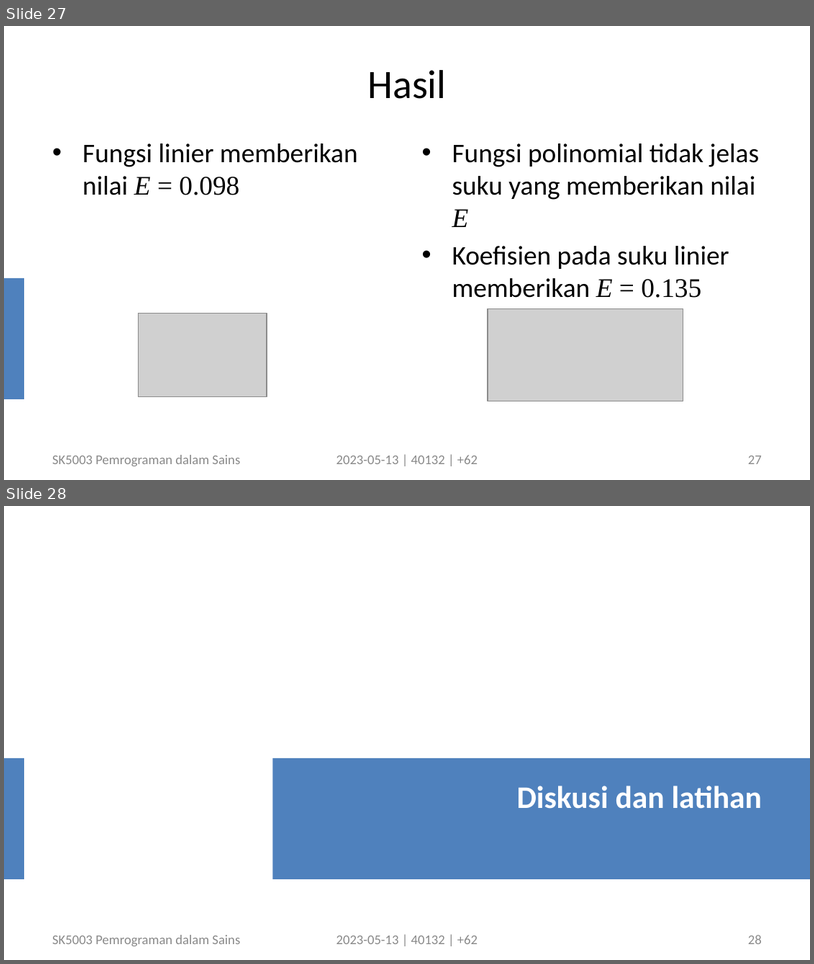
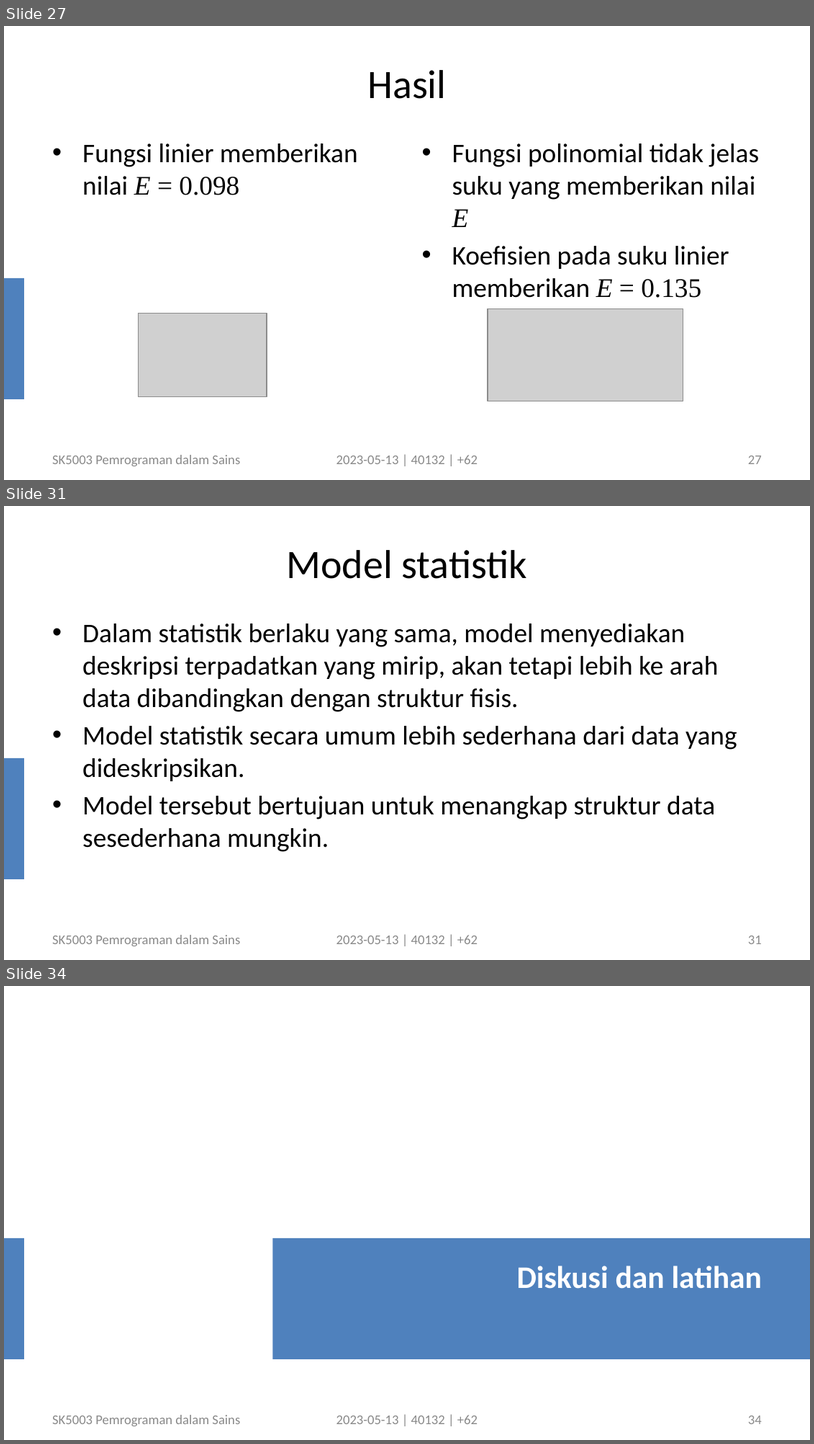
Before and after one commit to dudung/sk5003-02-2022-2, a slide deck: note/08/sk5003_w08_growth_model_20230513_v4.pptx. Shown one above the other, each under a label of ours: slides 27 and 28 before the commit, slides 27, 31 and 34 after it; the slides between them are not shown. The pictures are 814x964 and 814x1444 pixels, drawn with LibreOffice and Linux fonts; fonts in the diff are those of the drawing; grey boxes stand for pictures. Boxes give left, top, right and bottom in pixels: in the first picture for what was removed or moved away, otherwise in the second. Text is boxed around its words. In the diff, an @@ line names an element or a change of style, - is before the commit and + after.

```diff
--- a/note/08/sk5003_w08_growth_model_20230513_v4.pptx
+++ b/note/08/sk5003_w08_growth_model_20230513_v4.pptx
@@ slide 31 added at <box>4,506,810,960</box>, background #FFFFFF; not listed: 1 template element that a slide beside it also shows @@
@@ title added at <box>286,550,528,579</box>, 36 pt, text #000000 @@
+Model statistik
@@ text added at <box>82,623,737,852</box>, 24 pt, text #000000 @@
+• Dalam statistik berlaku yang sama, model menyediakan deskripsi terpadatkan yang mirip, akan tetapi lebih ke arah data dibandingkan dengan struktur fisis.
+• Model statistik secara umum lebih sederhana dari data yang dideskripsikan.
+• Model tersebut bertujuan untuk menangkap struktur data sesederhana mungkin.
@@ text added at <box>52,934,240,946</box>, 12 pt, text #898989 @@
+SK5003 Pemrograman dalam Sains
@@ text added at <box>337,934,478,944</box>, 12 pt, text #898989 @@
+2023-05-13 | 40132 | +62
@@ page number added at <box>748,935,762,944</box>, 12 pt, text #8C8C8C @@
+31
@@ what was slide 28 is now slide 34 @@
@@ page number at <box>748,1415,762,1424</box>: text changed @@
-28
+34
```
Also in this commit, not shown: 3 slides changed, 5 other slides added.
